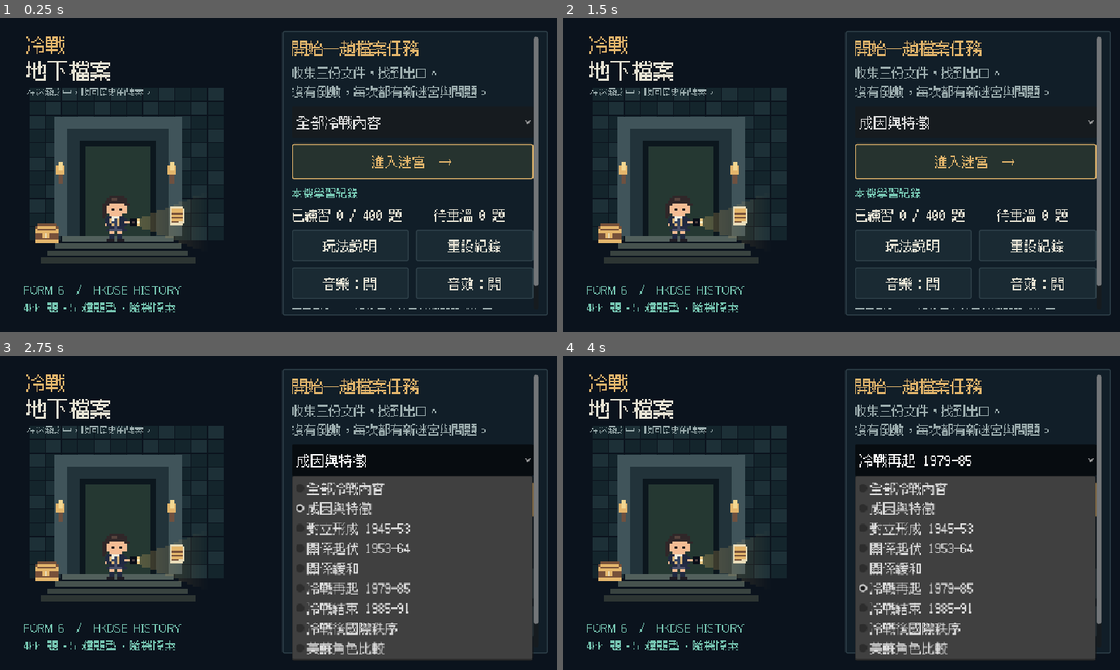
Above: before the commit, frames 1-4 (two rows, left to right).
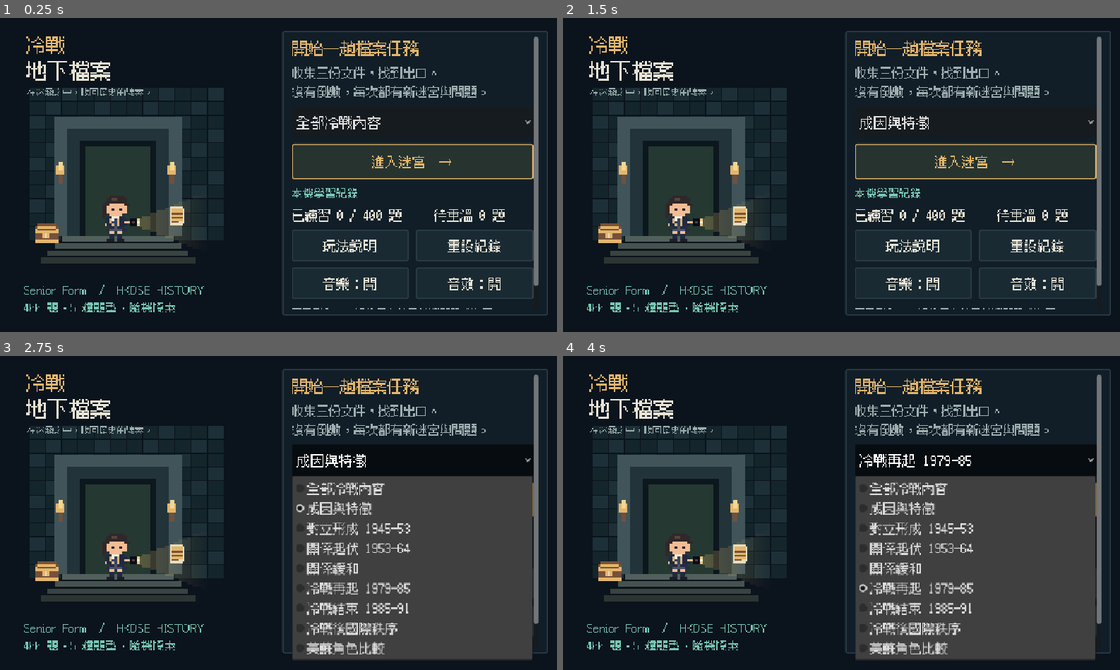
Above: after the commit, the same moments.

Repository: kitlung1107/ColdWarMaze
Game: Godot game, scene res://main.tscn
Same seed, same stepped clock (60 frames per second), same inputs: the game is played once before the commit and once after it. Sound files missing from this copy of the repository are replaced by a short silence.
Inputs:
- Up to frame 1 (0.25 s): no input
- Up to frame 2 (1.5 s): click "全部冷戰內容" at 0.5 s; click "進入迷宮 →" at 1.25 s
- Up to frame 3 (2.75 s): click "成因與特徵" at 2 s
- Up to frame 4 (4 s): click "玩法說明" at 2.75 s; click "冷戰再起 1979–85" at 3.5 s

The runs differ from the first frame. In frame 1, 0.2% of the frame differs, in the area x 4-37%, y 84-89%; in frame 2, 0.2%; in frame 3, 0.2%; in frame 4, 0.2%.

Commit message:
form 6改成senior form

Diff:
--- a/scripts/game.gd
+++ b/scripts/game.gd
@@ -316,7 +316,7 @@
 	audio_options.add_child(button("音樂："+("開" if game_audio.music_enabled else "關"),func():game_audio.toggle_music();rebuild_ui()))
 	audio_options.add_child(button("音效："+("開" if game_audio.effects_enabled else "關"),func():game_audio.toggle_effects();rebuild_ui()))
 	right.add_child(label("不用登入 · 紀錄只存於目前瀏覽器或裝置\n共用裝置可重設。更換網址或瀏覽器不會同步。",18,MUTED))
-	var copyright_label=label("FORM 6  /  HKDSE HISTORY\n%d 題・5 種題型・隨機探索" % study.bank.size(),20,TEAL)
+	var copyright_label=label("Senior Form  /  HKDSE HISTORY\n%d 題・5 種題型・隨機探索" % study.bank.size(),20,TEAL)
 	copyright_label.position=Vector2(40,size.y-86)
 	copyright_label.size=Vector2(size.x*0.4,65)
 	ui.add_child(copyright_label)
